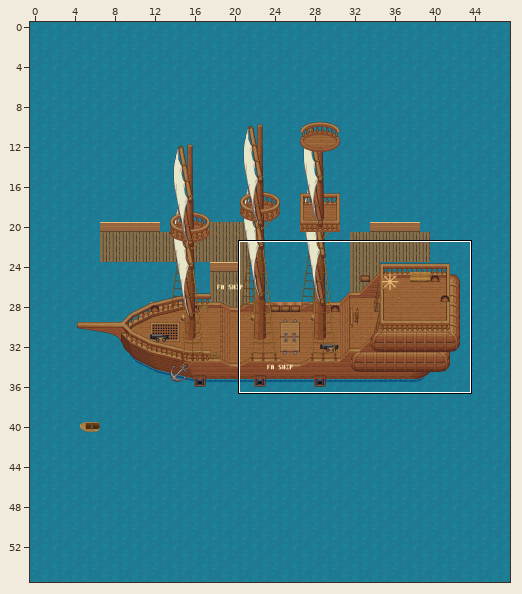
A Tiled map (JSON) gets an edit: maps/preview/fa-ship.tmj. The first picture is a wide view before the edit; the outline marks the close-up.
Close-up. Earlier state:
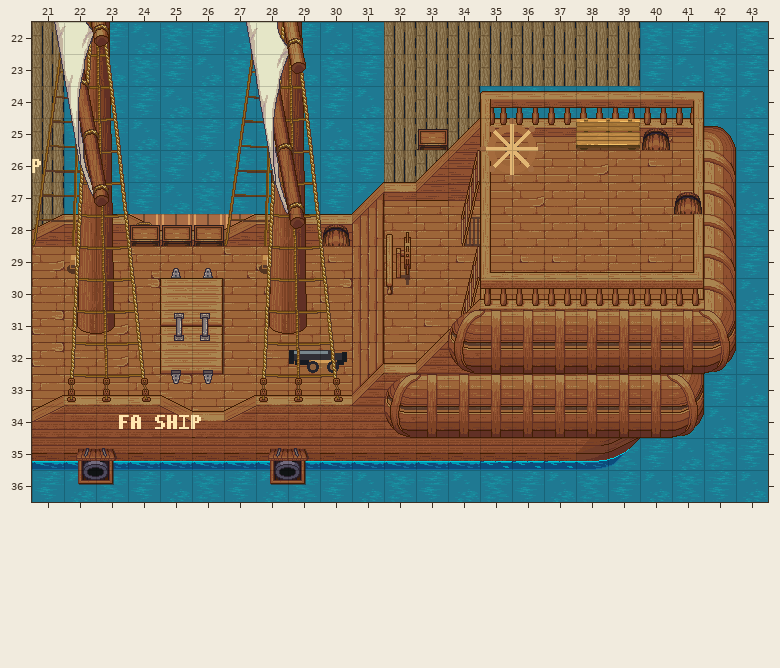
Cells are 32x32 px. Shown: x 21..43, y 22..36.
After:
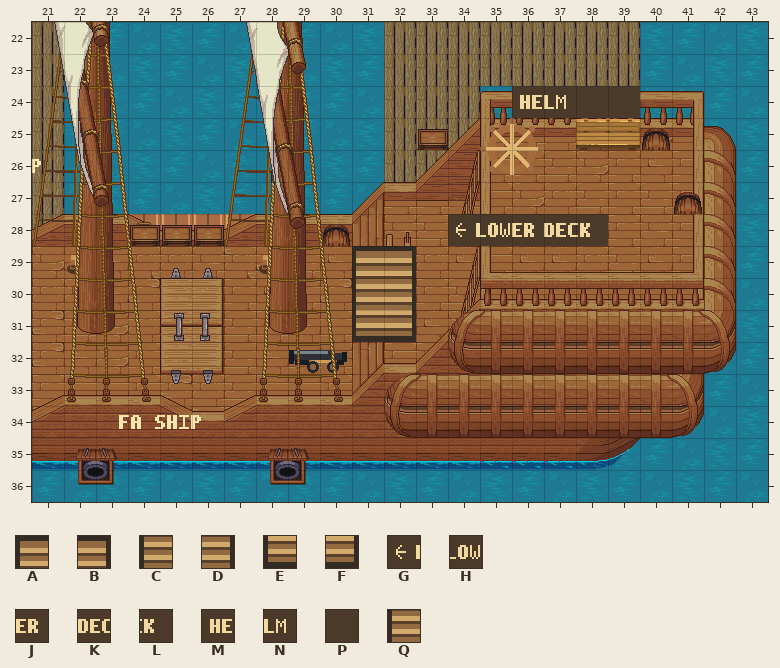
Key: from "art-12": A 13, B 14, C 29, D 30, E 45, F 46, G 64, H 65, J 66, K 67, L 68, M 69, N 70, P 71; from "navigation-mask": Q 0.
_ is an empty cell.
Tiles of an added or newly shown layer are drawn over the layers below it.
See-through tiles are keyed as they look on the map.
Commit message: Build animated coast and ship rooms with verified guide identities
Edits made:
Layer "ship-deck-scenery-belowAvatar-" (added):
The edit adds tile A in row 29 at x 31.
The edit adds tile B in row 29 at x 32.
The edit adds tile C in row 30 at x 31.
The edit adds tile D in row 30 at x 32.
The edit adds tile E in row 31 at x 31.
The edit adds tile F in row 31 at x 32.
The edit adds tile M in row 24 at x 36.
The edit adds tile N in row 24 at x 37.
The edit adds tile P in row 24 at x 38 to 39.
Layer "ship-deck-scenery-belowAvatar- #2" (added):
The edit adds tile G in row 28 at x 34.
The edit adds tile H in row 28 at x 35.
The edit adds tile J in row 28 at x 36.
The edit adds tile K in row 28 at x 37.
The edit adds tile L in row 28 at x 38.
Layer "exit-stairs-down" (added):
The edit adds tile Q in row 30 at x 31 to 32.
Where, in picture pixels (left, top, right, bottom), the same in both close-ups:
added: (512, 86, 640, 118)
added: (448, 214, 608, 246)
added: (352, 246, 416, 342)
